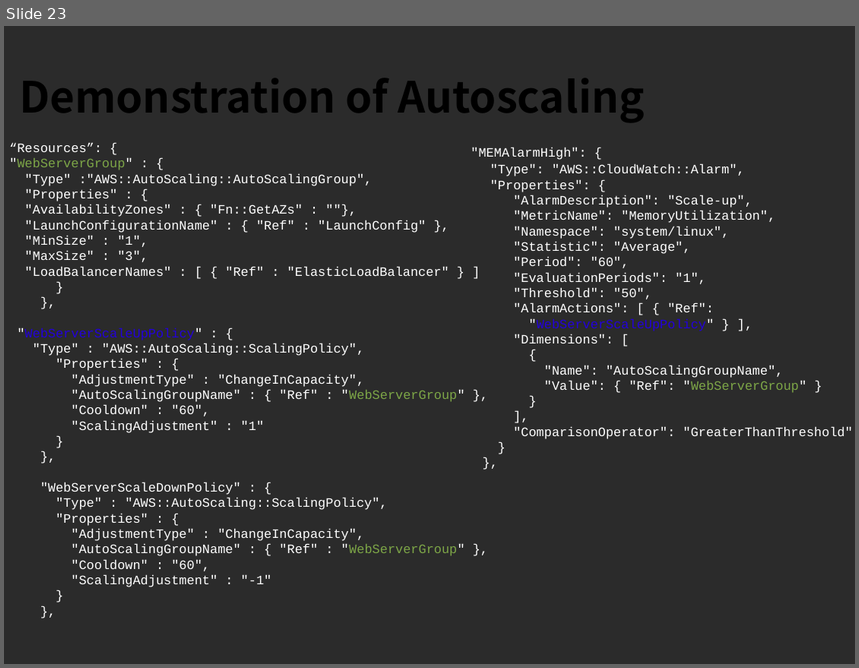
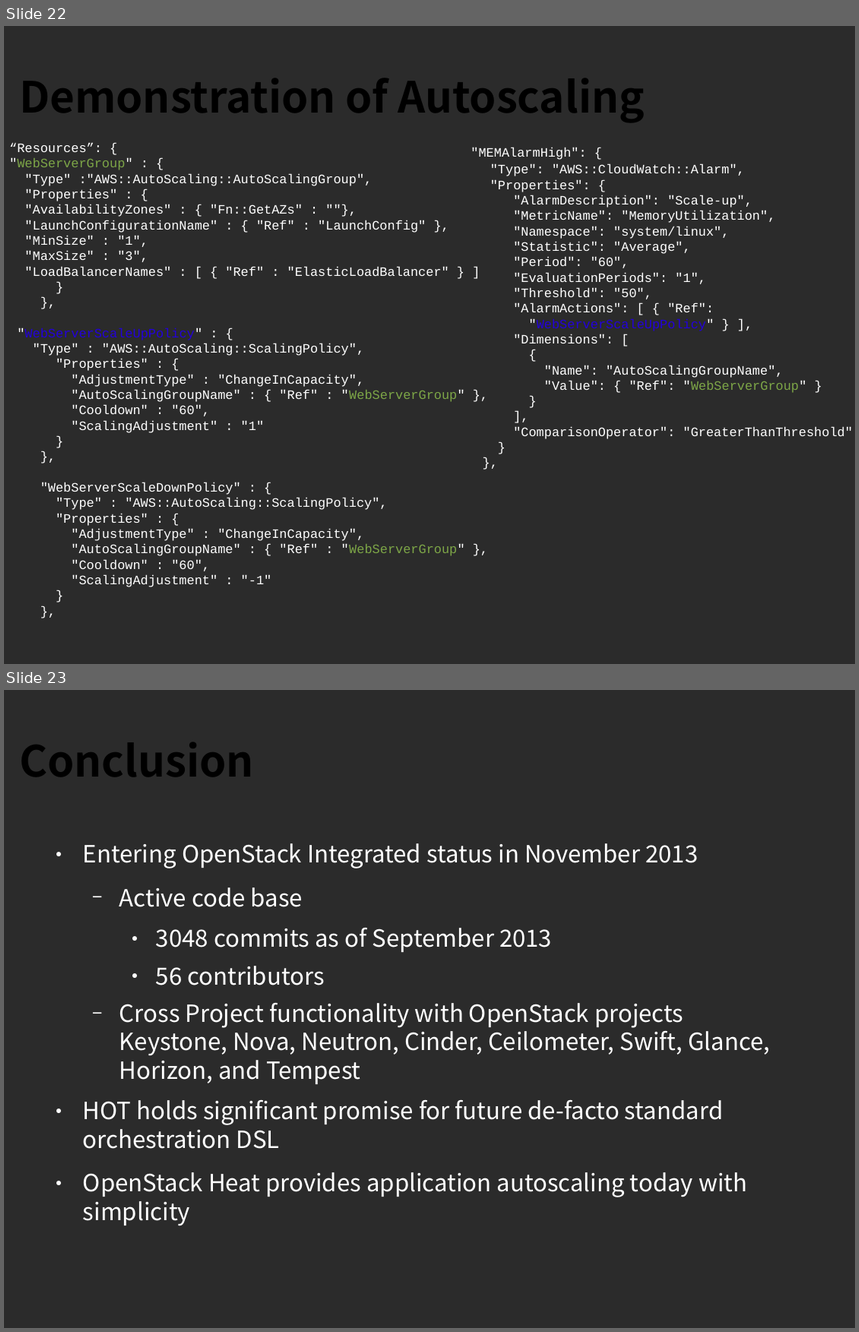
Before and after one commit to sdake/slides, a slide deck: sdake-cloudopen-heat-2013-09/heat-cloudopen-final.odp. Shown one above the other, each under a label of ours: slide 23 before the commit, slides 22 and 23 after it. The pictures are 859x668 and 859x1332 pixels, drawn with LibreOffice and Linux fonts; fonts in the diff are those of the drawing; background and template pictures are left out; a plain dark background stands for a picture behind light text. Boxes give left, top, right and bottom in pixels: in the first picture for what was removed or moved away, otherwise in the second. Text is boxed around its words. In the diff, an @@ line names an element or a change of style, - is before the commit and + after.

```diff
--- a/sdake-cloudopen-heat-2013-09/heat-cloudopen-final.odp
+++ b/sdake-cloudopen-heat-2013-09/heat-cloudopen-final.odp
@@ slide 23 added at [4, 690, 855, 1328], background picture (left out) @@
@@ title added at [19, 742, 253, 777], 40 pt, text #000000, bold @@
+Conclusion
@@ text added at [83, 844, 770, 1227], 22.1 pt, text #FFFFFF @@
+● Entering OpenStack Integrated status in November 2013
+  − Active code base
+    ● 3048 commits as of September 2013
+    ● 56 contributors
+  − Cross Project functionality with OpenStack projects Keystone, Nova, Neutron, Cinder, Ceilometer, Swift, Glance, Horizon, and Tempest
+● HOT holds significant promise for future de-facto standard orchestration DSL
+● OpenStack Heat provides application autoscaling today with simplicity
@@ what was slide 23 is now slide 22 @@
```
Also in this commit, not shown: 3 slides changed, 5 other slides added, 7 slides removed.
